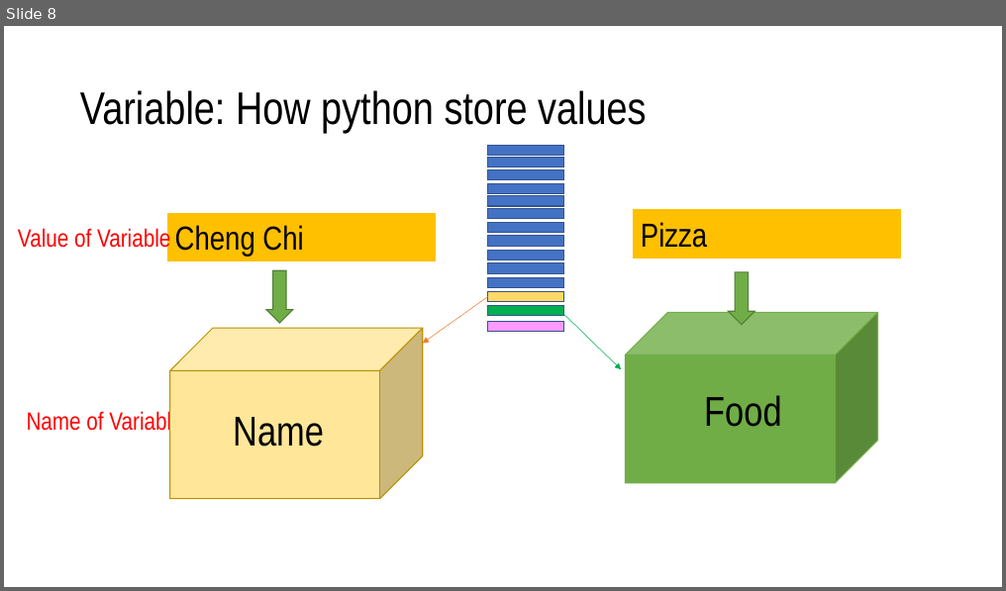
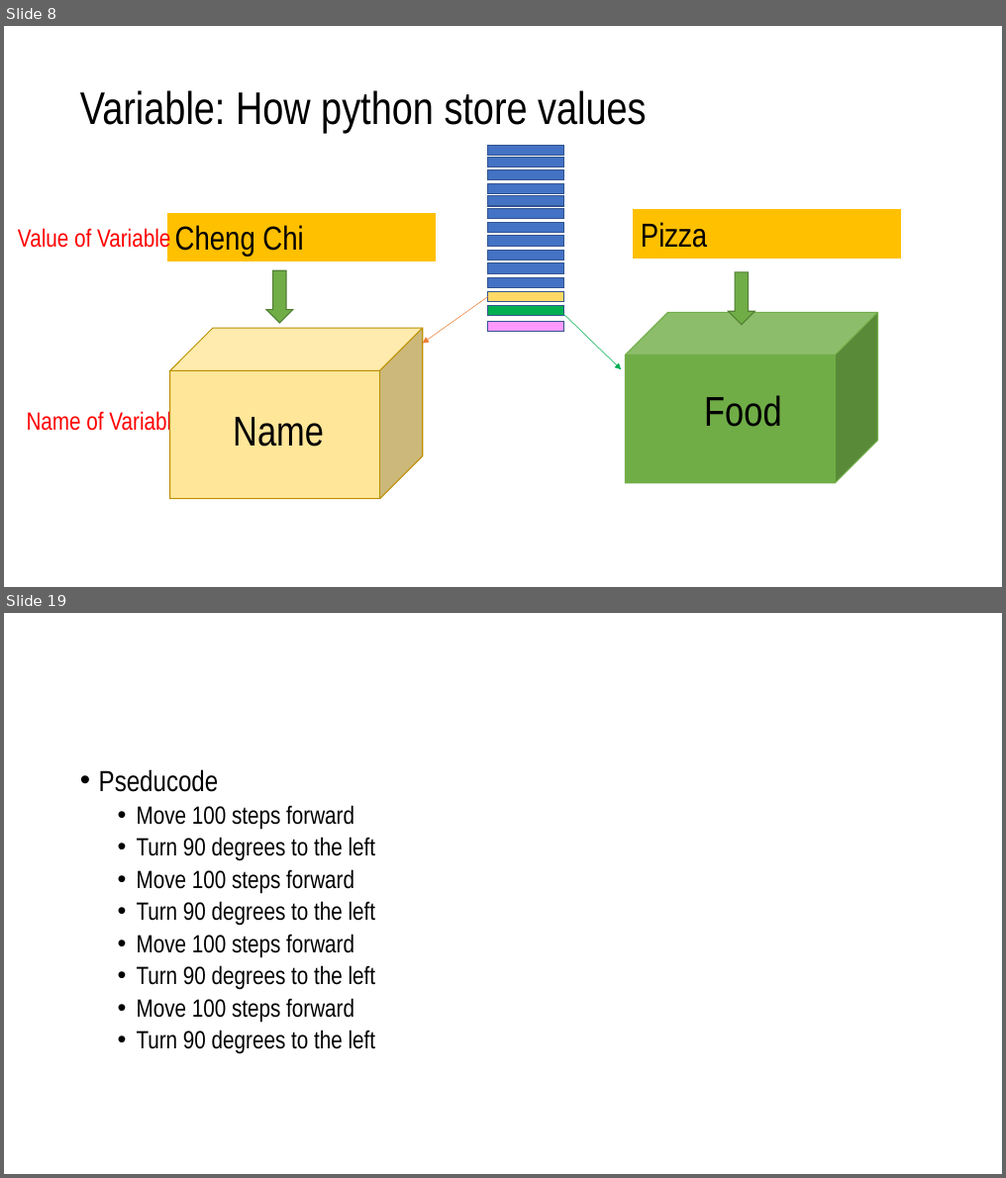
Before and after one commit to haoshisong/Python_Summer_Camp, a slide deck: Python summer camp.pptx. Shown one above the other, each under a label of ours: slide 8 before the commit, slides 8 and 19 after it; the slides between them are not shown. The pictures are 1006x591 and 1006x1178 pixels, drawn with LibreOffice and Linux fonts; fonts in the diff are those of the drawing. Boxes give left, top, right and bottom in pixels: in the first picture for what was removed or moved away, otherwise in the second. Text is boxed around its words. In the diff, an @@ line names an element or a change of style, - is before the commit and + after.

```diff
--- a/Python summer camp.pptx
+++ b/Python summer camp.pptx
@@ slide 19 added at bbox=[4, 613, 1002, 1174], background #FFFFFF @@
@@ text added at bbox=[99, 769, 376, 1055], 24 pt, text #000000 @@
+• Pseducode
+  • Move 100 steps forward
+  • Turn 90 degrees to the left
+  • Move 100 steps forward
+  • Turn 90 degrees to the left
+  • Move 100 steps forward
+  • Turn 90 degrees to the left
+  • Move 100 steps forward
+  • Turn 90 degrees to the left
```
Also in this commit, not shown: 3 slides changed, 12 other slides added.
